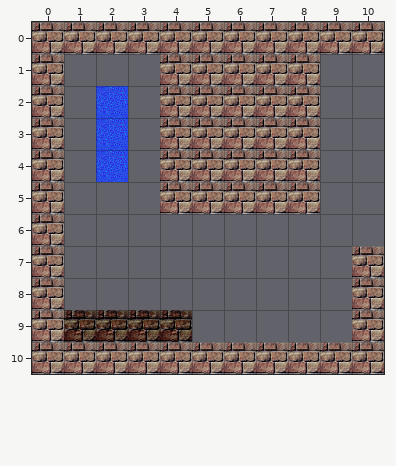
A Tiled map gets an edit: Clockwise/assets/top-left.tmx. The picture above is the old version.
Cells are 32x32 px. Shown: x 0..10, y 0..10.
Now the later version:
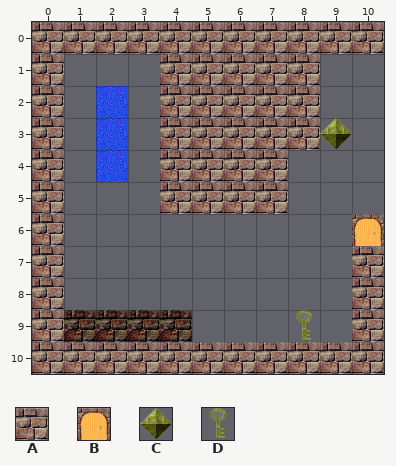
Key: from "tiles": A 0, B 7, C 8, D 9.
_ is an empty cell.
From old to new:
Layer "Tile Layer 1":
The author put tile B in row 6 at x 10.
The author put tile C in row 3 at x 9.
The author put tile D in row 9 at x 8.
The author cleared tile A in rows 4 to 5 at x 8.
